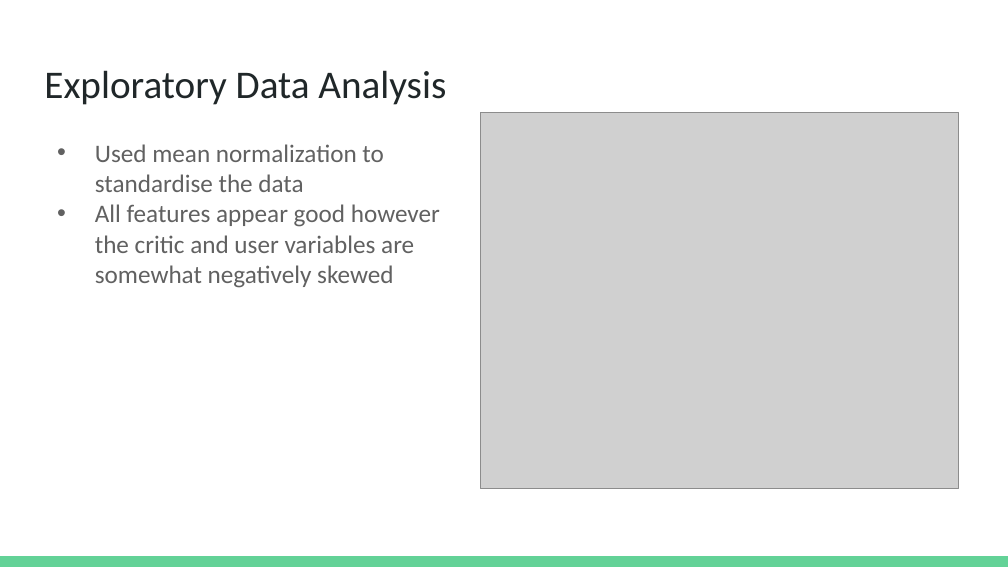
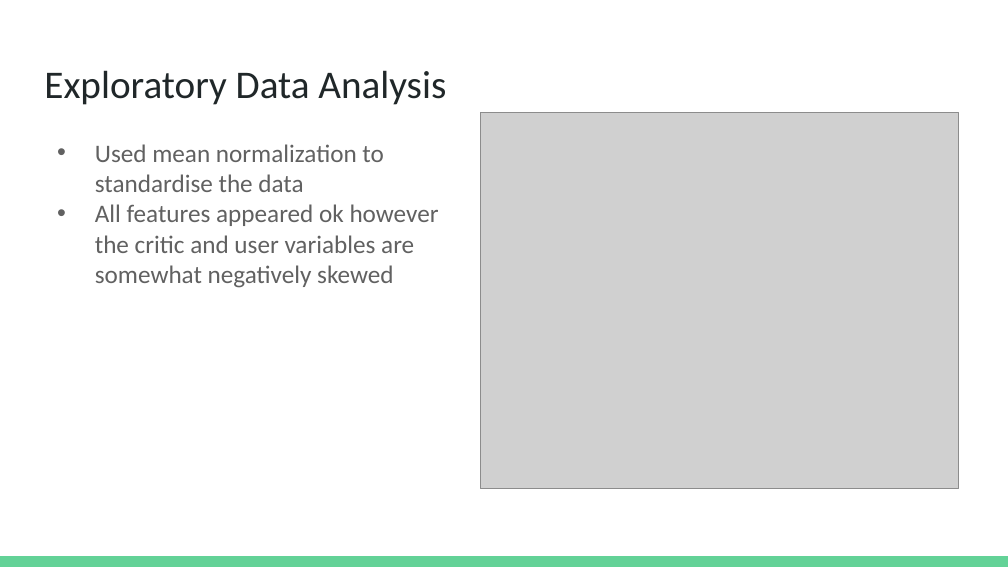
Before and after one commit to natberr/Project_Three, a slide deck: slide 8 of Regression Modelling Presentation.pptx. Drawn at 1008x567 pixels with LibreOffice and Linux fonts; fonts in the diff are those of the drawing; grey boxes stand for pictures. Boxes give left, top, right and bottom in pixels: in the first picture for what was removed or moved away, otherwise in the second. Text is boxed around its words. In the diff, an @@ line names an element or a change of style, - is before the commit and + after.

```diff
--- a/Regression Modelling Presentation.pptx
+++ b/Regression Modelling Presentation.pptx
@@ text at [95, 204, 439, 288]: text changed @@
-• All features appear good however the critic and user variables are somewhat negatively skewed
+• All features appeared ok however the critic and user variables are somewhat negatively skewed
```
Also in this commit, not shown: 1 other file.
